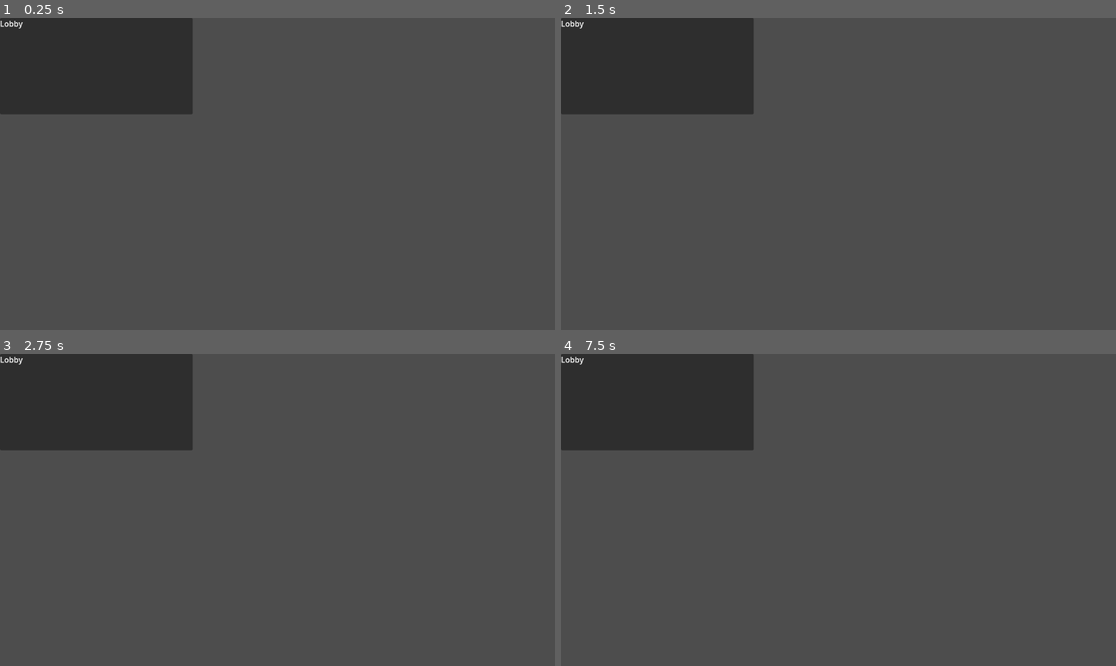
Above: before the commit, frames 1-4 (two rows, left to right).
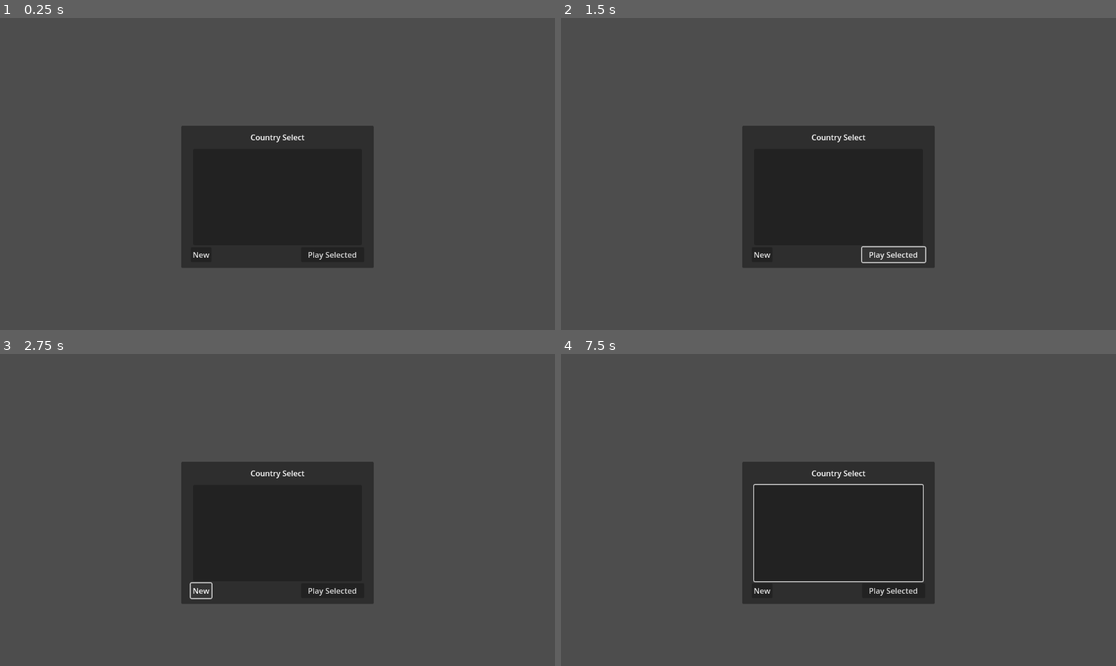
Above: after the commit, the same moments.

Repository: Bonono63/Grand-Strategy-Prototype-II
Game: Godot game, scene res://UI/lobby_prompt.tscn
Two runs of this game, one before a commit and one after it. Both use one fixed random seed, a clock stepped at 60 frames per second and the inputs below. This scene is started directly instead of the project's main scene.
Inputs (mouse positions are in pixels of both pictures, inside the frame that each line leads up to):
- Up to frame 1 (0.25 s): no input
- Up to frame 2 (1.5 s): click (894, 255) at 0.5 s, where only the run after the commit has a clickable "Play Selected"; click (894, 255) at 1.25 s, where only the run after the commit has a clickable "Play Selected"
- Up to frame 3 (2.75 s): click (199, 591) at 2 s, where only the run after the commit has a clickable "New"
- Up to frame 4 (7.5 s): click (760, 591) at 2.75 s, where only the run after the commit has a clickable "New"; click (760, 591) at 3.5 s, where only the run after the commit has a clickable "New"; click (894, 591) at 4.25 s, where only the run after the commit has a clickable "Play Selected"; tap Enter at 5, 6.5 s; move the mouse to (960, 494) at 5.02 s; hold A (a) 5.03-5.75 s; click (960, 494) at 5.17 s; tap D (d) at 5.3 s; tap Space at 5.75, 7.25 s; drag from (727, 525) to (810, 572) at 5.77 s; move the mouse to (894, 441) at 6.52 s; hold S (s) 6.53-7.25 s; click (894, 441) at 6.67 s; tap W (w) at 6.8 s; drag from (810, 572) to (672, 463) at 7.27 s

The runs differ from the first frame. In frame 1, 26% of the frame differs, in the area x 0-68%, y 0-80%; in frame 2, 26%; in frame 3, 26%; in frame 4, 26%.

Commit message:
continued work on country code and fixed an error, converted all Queue commands to use dictionaries instead of arrays, might switch the general country array to a dictionary if there is a easy way to name countries

Diff:
--- a/Menus/pause_menu.gd
+++ b/Menus/pause_menu.gd
@@ -8,9 +8,7 @@
 func _ready():
 	save_button.connect("button_down", Callable(self, "save_button_pressed"))
 	settings_button.connect("button_down", Callable(self, "settings_button_pressed"))
-	#exit_button.connect("button_down", Callable(self, "exit_button_pressed"))
 	return_button.connect("button_down", Callable(self, "return_button_pressed"))
-
 
 func save_button_pressed():
 	var save_menu = preload("res://Menus/save_menu.tscn").instantiate()
--- /dev/null
+++ b/UI/lobby_prompt.gd
@@ -0,0 +1,12 @@
+extends Control
+
+@onready var list = $Panel/ItemList
+
+# Called when the node enters the scene tree for the first time.
+func _ready():
+	list.add_item("", null, true)
+
+
+# Called every frame. 'delta' is the elapsed time since the previous frame.
+func _process(delta):
+	pass
--- a/UI/lobby_prompt.tscn
+++ b/UI/lobby_prompt.tscn
@@ -1,4 +1,6 @@
-[gd_scene format=3 uid="uid://cja52cxnqu6lc"]
+[gd_scene load_steps=2 format=3 uid="uid://cja52cxnqu6lc"]
+
+[ext_resource type="Script" path="res://UI/lobby_prompt.gd" id="1_auef6"]
 
 [node name="Lobby Prompt" type="Control"]
 layout_mode = 3
@@ -7,14 +9,71 @@
 anchor_bottom = 1.0
 grow_horizontal = 2
 grow_vertical = 2
+script = ExtResource("1_auef6")
 
 [node name="Panel" type="Panel" parent="."]
-layout_mode = 0
-offset_right = 400.0
-offset_bottom = 200.0
+layout_mode = 1
+anchors_preset = 8
+anchor_left = 0.5
+anchor_top = 0.5
+anchor_right = 0.5
+anchor_bottom = 0.5
+offset_left = -200.0
+offset_top = -100.0
+offset_right = 200.0
+offset_bottom = 195.0
+grow_horizontal = 2
+grow_vertical = 2
 
-[node name="Label" type="Label" parent="."]
-layout_mode = 0
-offset_right = 40.0
-offset_bottom = 23.0
-text = "Lobby"
+[node name="Label" type="Label" parent="Panel"]
+layout_mode = 1
+anchors_preset = 5
+anchor_left = 0.5
+anchor_right = 0.5
+offset_left = -56.0
+offset_top = 12.0
+offset_right = 57.0
+offset_bottom = 38.0
+grow_horizontal = 2
+text = "Country Select"
+
+[node name="New Country" type="Button" parent="Panel"]
+layout_mode = 1
+anchors_preset = 2
+anchor_top = 1.0
+anchor_bottom = 1.0
+offset_left = 20.0
+offset_top = -43.0
+offset_right = 63.0
+offset_bottom = -12.0
+grow_vertical = 0
+text = "New"
+
+[node name="Play as Selected" type="Button" parent="Panel"]
+layout_mode = 1
+anchors_preset = 3
+anchor_left = 1.0
+anchor_top = 1.0
+anchor_right = 1.0
+anchor_bottom = 1.0
+offset_left = -151.0
+offset_top = -43.0
+offset_right = -20.0
+offset_bottom = -12.0
+grow_horizontal = 0
+grow_vertical = 0
+text = "Play Selected"
+
+[node name="ItemList" type="ItemList" parent="Panel"]
+layout_mode = 1
+anchors_preset = 8
+anchor_left = 0.5
+anchor_top = 0.5
+anchor_right = 0.5
+anchor_bottom = 0.5
+offset_left = -175.0
+offset_top = -100.0
+offset_right = 175.0
+offset_bottom = 100.0
+grow_horizontal = 2
+grow_vertical = 2
--- a/UI/starting_city_prompt.gd
+++ b/UI/starting_city_prompt.gd
@@ -3,6 +3,8 @@
 @onready var confirm_button = $Confirm
 
 var selected_tile : Vector2
+
+var display_name : String
 
 func _ready():
 	$Label.text = "Select Your Starting location "
@@ -21,6 +23,7 @@
 	$Label.text = "Invalid Selection"
 
 func confirmed():
-	Queue.add_command(Queue.types.construct_building, [selected_tile.x, selected_tile.y, tile.building_types.city_center])
+	Queue.add_command(Queue.types.construct_building, { "x" : selected_tile.x, "y" : selected_tile.y, "building_type" : tile.building_types.city_center})
+	Queue.add_command(Queue.types.create_country, { "id" : Map.countries.size()+1, "color" : Color(randf_range(0,1), randf_range(0,1), randf_range(0,1)), "display_name" : display_name})
 	get_parent().get_parent().emit_signal("setup_finished")
 	self.queue_free()
--- a/World/Country.gd
+++ b/World/Country.gd
@@ -4,5 +4,6 @@
 ## A class for storing misc country data
 
 var color : Color
+var Display_Name : String
 var id : int
 var flag : ImageTexture
--- a/World/Map.gd
+++ b/World/Map.gd
@@ -6,6 +6,7 @@
 signal terrain_map_change
 signal building_map_change
 signal territory_map_change
+signal country_created
 
 var size : Vector2i
 
@@ -41,3 +42,13 @@
 		emit_signal("territory_map_change", Vector2i(x,y))
 	else:
 		print("territory arguments where out of range")
+
+func create_country(id : int, color : Color, display_name : String):
+	var new_country = Country.new()
+
+	new_country.id = id
+	new_country.color = color
+	new_country.Display_Name = display_name
+	countries.append(new_country)
+	print("country created ", display_name, " id: ", id)
+	emit_signal("country_created")
--- a/World/Queue.gd
+++ b/World/Queue.gd
@@ -4,21 +4,23 @@
 
 var commands : Array
 
-enum types { construct_building, update_controller, set_terrain, division_movement }
+enum types { construct_building, create_country, update_controller, set_terrain, division_movement }
 
 func _process(_delta):
 	for c in commands:
 		### matches each command type to its corresponding actions
 		match (c.type):
 			types.construct_building:
-				Map.add_building(c.arguments[0], c.arguments[1], c.arguments[2])
+				Map.add_building(c.arguments["x"], c.arguments["y"], c.arguments["building_type"])
 			types.update_controller:
-				Map.add_territory(c.arguments[0], c.arguments[1], c.arguments[2])
+				Map.add_territory(c.arguments["x"], c.arguments["y"], c.arguments["controller_id"])
 			types.set_terrain:
-				Map.set_terrain(c.arguments[0], c.arguments[1], c.arguments[2])
+				Map.set_terrain(c.arguments["x"], c.arguments["y"], c.arguments["terrain_type"])
+			types.create_country:
+				Map.create_country(c.arguments["id"], c.arguments["color"], c.arguments["display_name"])
 		commands.erase(c)
 
-func add_command(type : int, arguments : Array):
+func add_command(type : int, arguments : Dictionary):
 	var c = command.new()
 	c.type = type
 	c.arguments = arguments
@@ -29,4 +31,4 @@
 
 class command:
 	var type : int
-	var arguments : Array
+	var arguments : Dictionary
